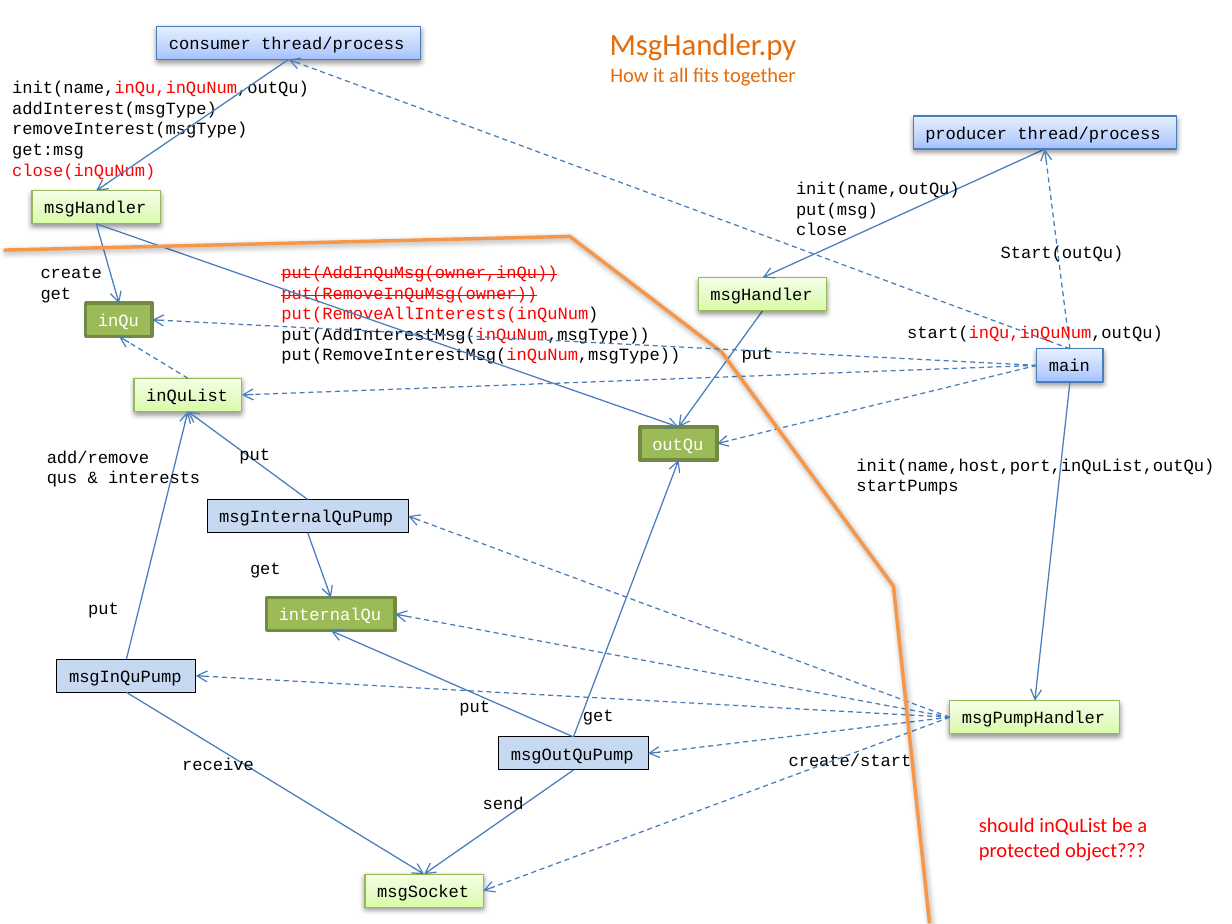
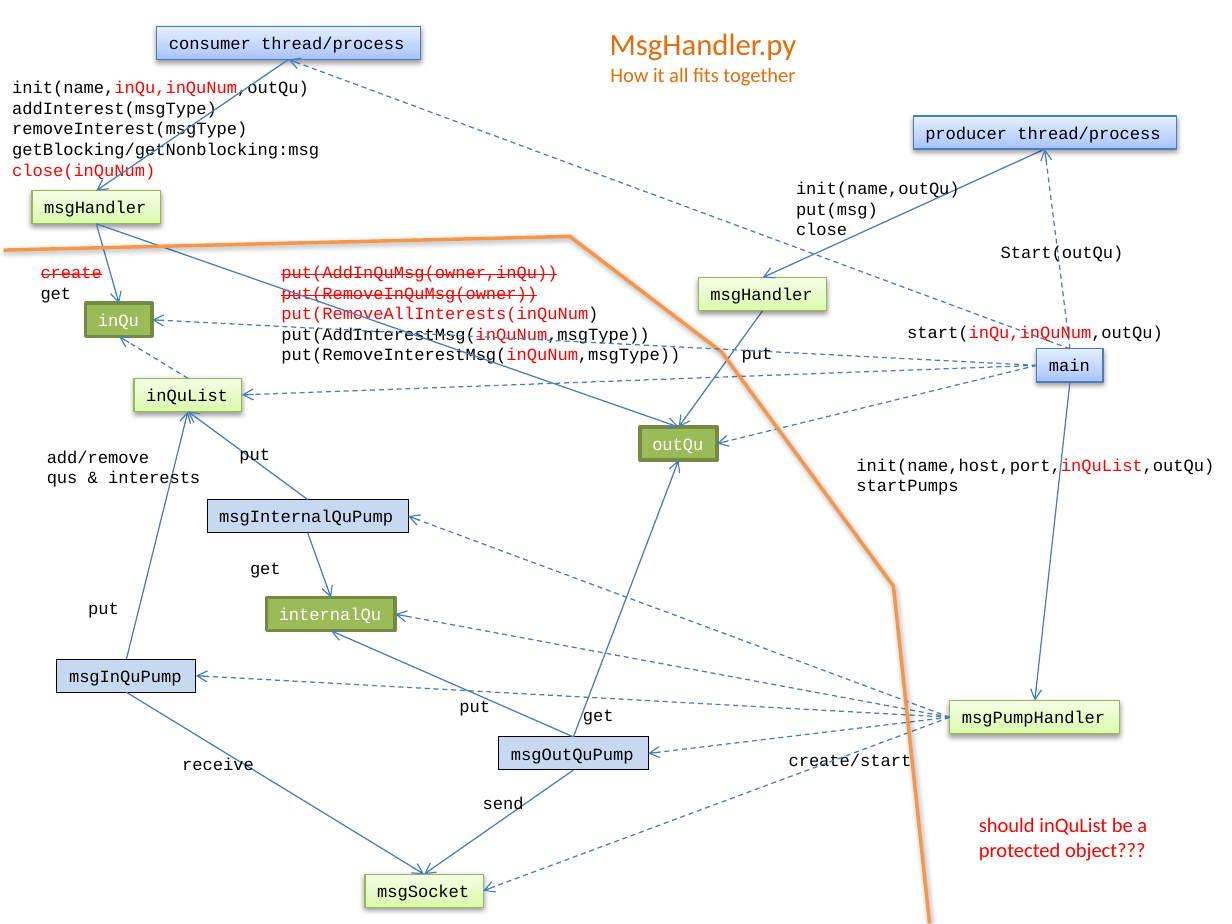
Before and after one commit to mlozborne/motin, a slide deck: slide 5 of Scripting/ScriptingDocumenation/DesignDiagrams.pptx. Drawn at 1232x924 pixels with LibreOffice and Linux fonts; fonts in the diff are those of the drawing. Boxes give left, top, right and bottom in pixels: in the first picture for what was removed or moved away, otherwise in the second. Text is boxed around its words. In the diff, an @@ line names an element or a change of style, - is before the commit and + after.

```diff
--- a/Scripting/ScriptingDocumenation/DesignDiagrams.pptx
+++ b/Scripting/ScriptingDocumenation/DesignDiagrams.pptx
@@ text at box(12, 142, 319, 160): text changed @@
-get:msg
+getBlocking/getNonblocking:msg
@@ text at box(41, 266, 102, 278): text colour #000000 to #FF0000, strikethrough on in "create" @@
@@ text at box(856, 458, 1214, 476): text colour #000000 to #FF0000 in "init(name,host,port,inQuList,outQu)" @@
```
Also in this commit, not shown: 1 other slide changed, 5 other files.
